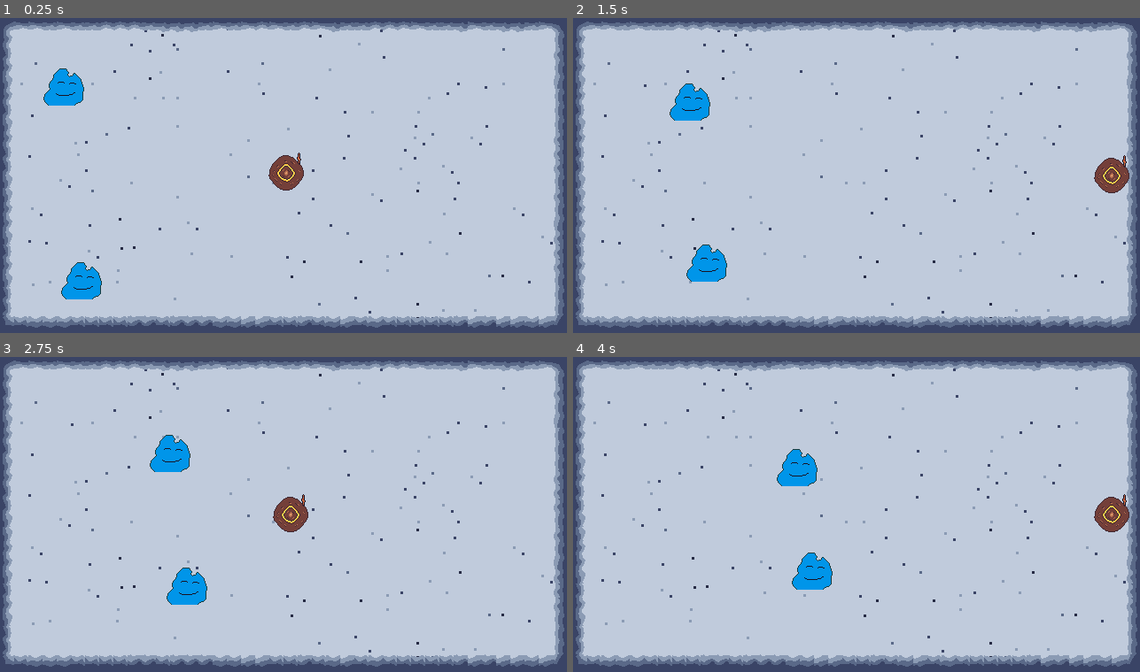
Above: before the commit, frames 1-4 (two rows, left to right).
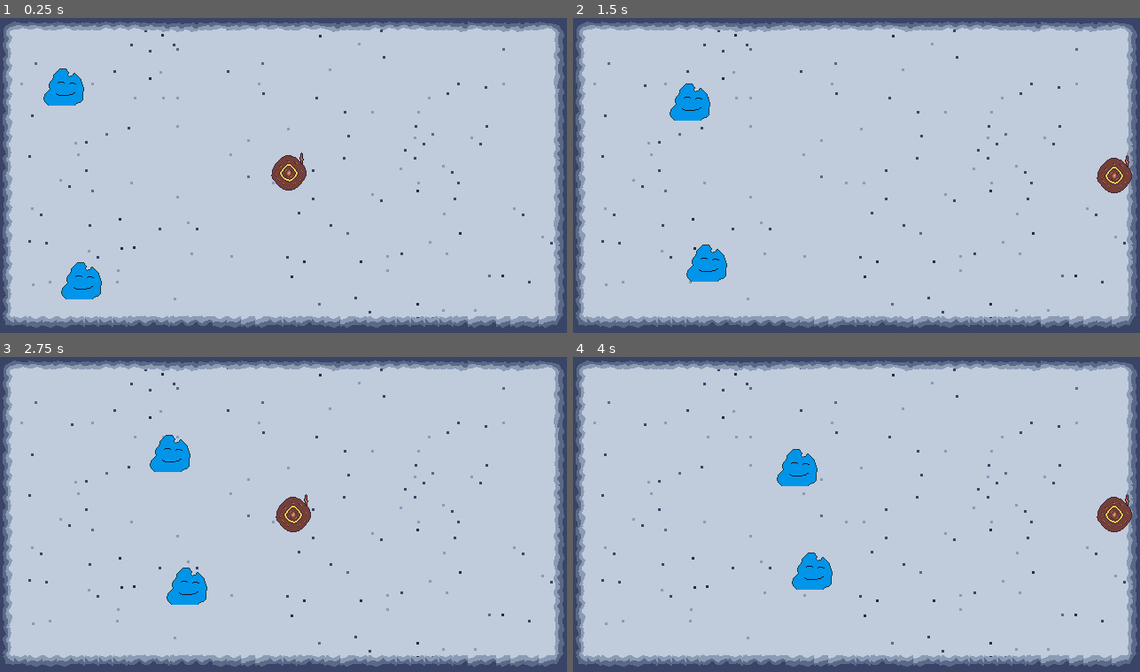
Above: after the commit, the same moments.

Repository: sthoni/winter_melonJam2023
Game: Godot game, scene res://level.tscn
Two runs of this game, one before a commit and one after it. Both use one fixed random seed, a clock stepped at 60 frames per second and the inputs below.
Inputs (mouse positions are in pixels of both pictures, inside the frame that each line leads up to):
- Up to frame 1 (0.25 s): no input
- Up to frame 2 (1.5 s): tap Enter (ui_accept) at 0.5, 0.77 s; move the mouse to (981, 162) at 0.52 s; hold D (ui_right) from 0.53 s (still down); move the mouse to (743, 194) at 1.27 s
- Up to frame 3 (2.75 s): tap Enter (ui_accept) at 1.52 s; move the mouse to (340, 445) at 2.02 s; release D (ui_right) at 2.03 s; hold A (ui_left) from 2.03 s (still down)
- Up to frame 4 (4 s): move the mouse to (828, 580) at 2.77 s; release A (ui_left) at 2.78 s; hold D (ui_right) from 2.78 s (still down); tap Enter (ui_accept) at 3.02, 3.77 s; move the mouse to (1026, 564) at 3.52 s

The runs differ from the first frame. In frame 1, 0.3% of the frame differs, in the area x 47-55%, y 42-55%; in frame 2, 0.3%; in frame 3, 0.3%; in frame 4, 0.3%.

Commit message:
moved wand marker to right pos

Diff:
--- a/character.tscn
+++ b/character.tscn
@@ -10,13 +10,10 @@
 radius = 19.0
 
 [node name="Character" type="CharacterBody2D" groups=["player"]]
-collision_layer = 2
-collision_mask = 5
-platform_floor_layers = 4294967040
 script = ExtResource("1_4q0yo")
 
 [node name="Wand" type="Marker2D" parent="."]
-position = Vector2(14, -21)
+position = Vector2(17, -26)
 gizmo_extents = 37.0
 script = ExtResource("2_t0h4w")
 
@@ -24,11 +21,10 @@
 stream = ExtResource("3_dw23w")
 
 [node name="Icon" type="Sprite2D" parent="."]
+position = Vector2(3, 0)
 texture = ExtResource("3_e6ta1")
 
 [node name="CollisionShape2D" type="CollisionShape2D" parent="."]
 shape = SubResource("CircleShape2D_lp15p")
 
 [node name="HealthComponent" parent="." instance=ExtResource("5_7xr0c")]
-
-[connection signal="health_depleted" from="HealthComponent" to="." method="_on_health_component_health_depleted"]
Not shown: 1 places in level.tscn that only renumber resources
